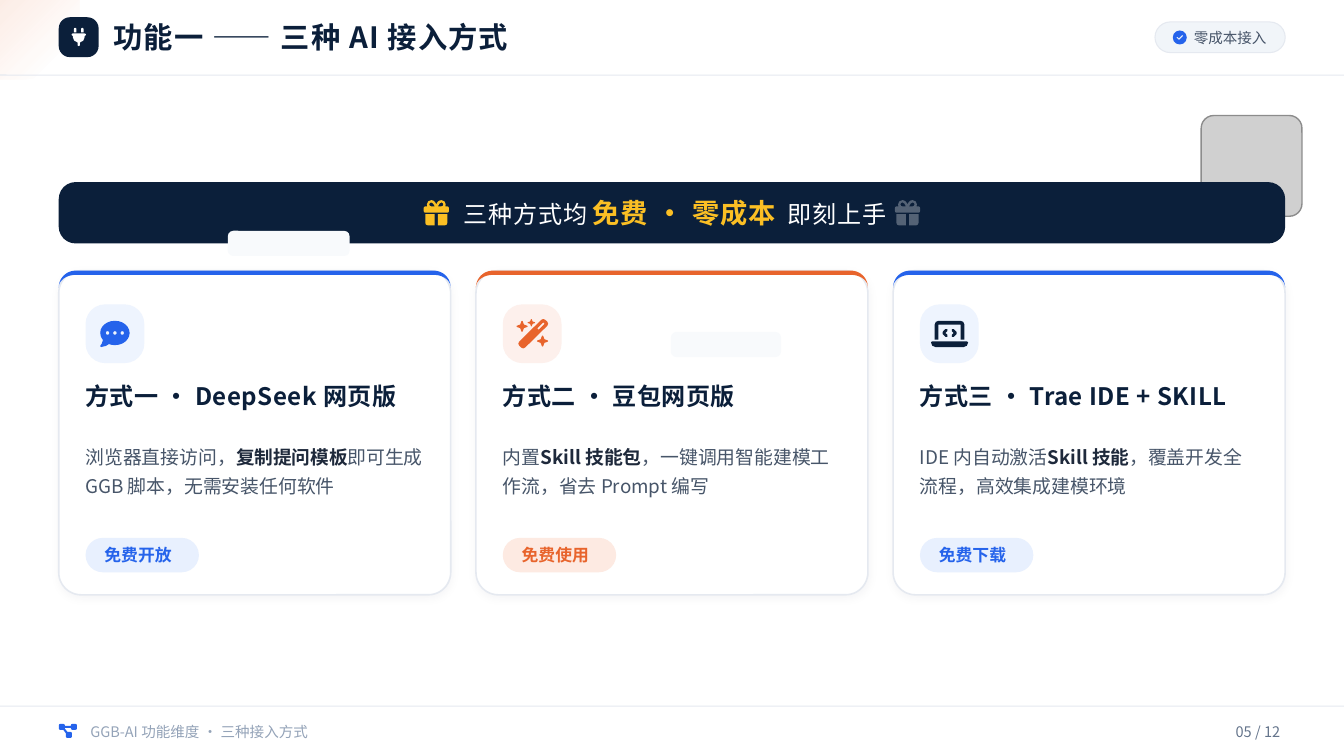
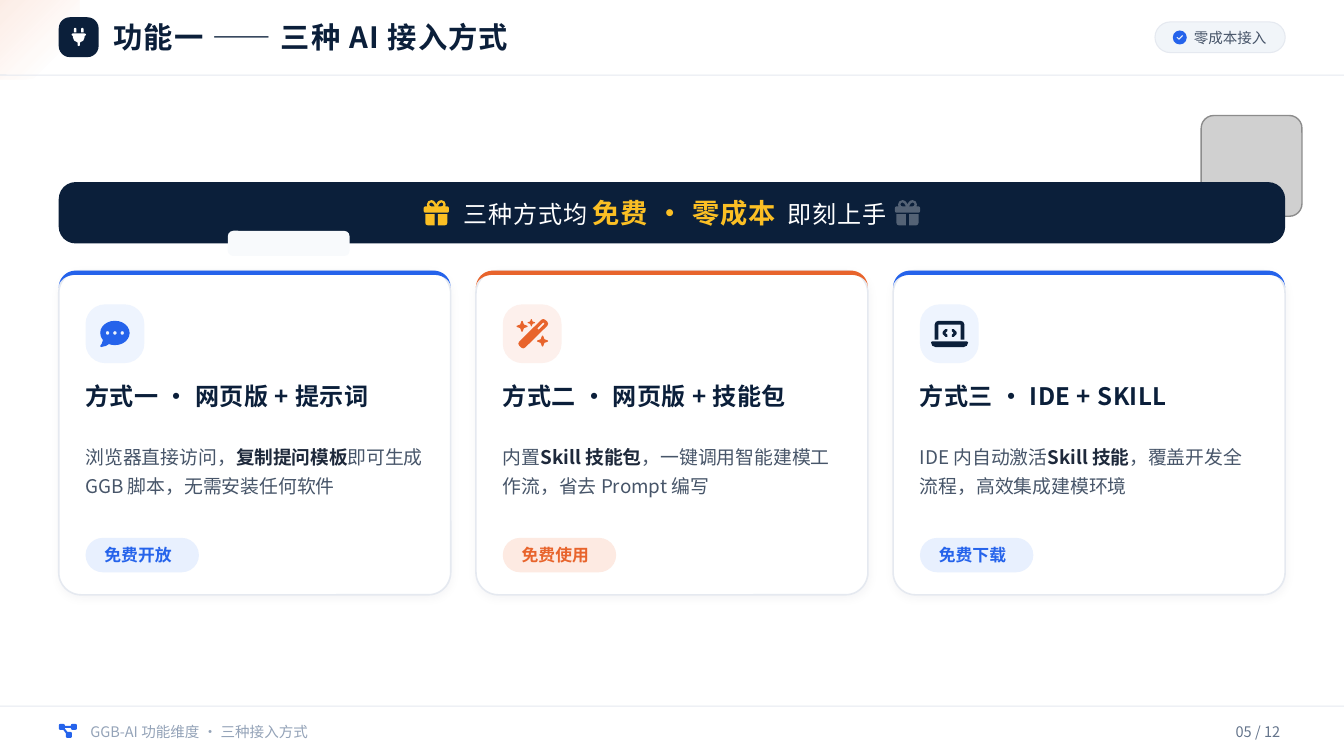
Before and after one commit to yunend/ggb-ai, a slide deck: slide 5 of GGB-AI数学建模助手课件.pptx. Drawn at 1344x756 pixels with LibreOffice and Linux fonts; fonts in the diff are those of the drawing; grey boxes stand for pictures; background and template pictures are left out. Boxes give left, top, right and bottom in pixels: in the first picture for what was removed or moved away, otherwise in the second. Text is boxed around its words. In the diff, an @@ line names an element or a change of style, - is before the commit and + after.

```diff
--- a/GGB-AI数学建模助手课件.pptx
+++ b/GGB-AI数学建模助手课件.pptx
@@ text at [86,384,369,407]: text changed @@
-方式一 · DeepSeek 网页版
+方式一 · 网页版 + 提示词
@@ text at [503,384,786,407]: text changed @@
-方式二 · 豆包网页版
+方式二 · 网页版 + 技能包
@@ text at [920,384,1167,407]: text changed @@
-方式三 · Trae IDE + SKILL
+方式三 · IDE + SKILL
```
Also in this commit, not shown: 5 other slides changed, 3 other files.
